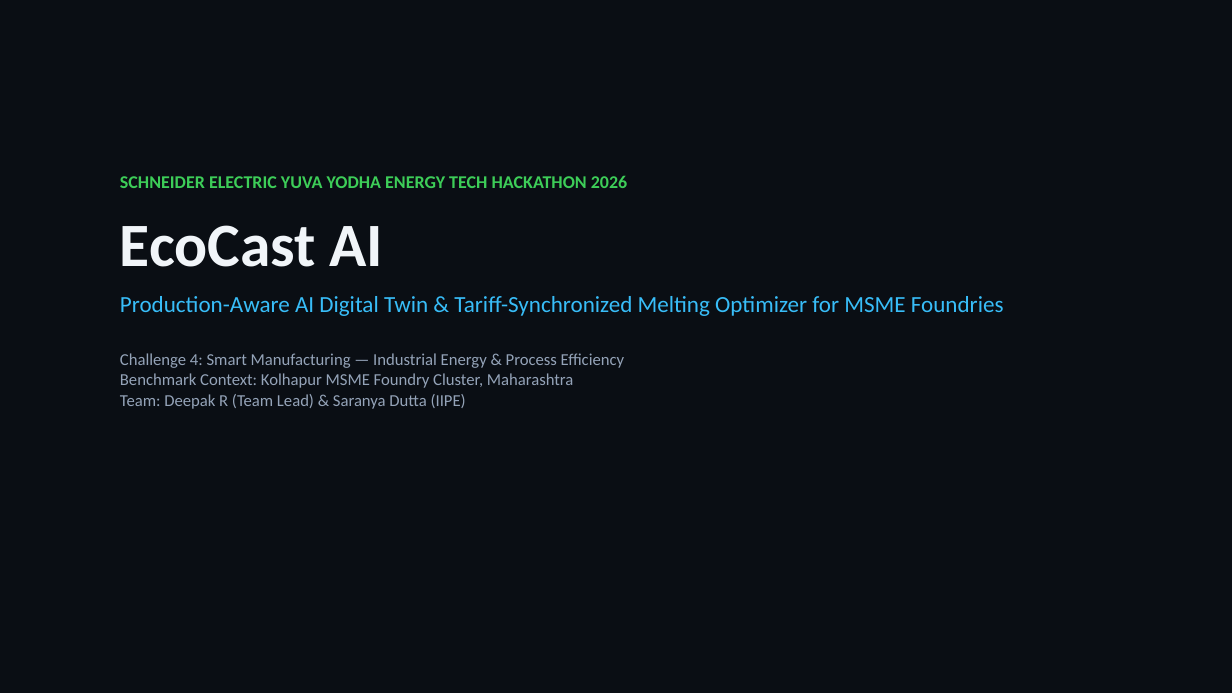
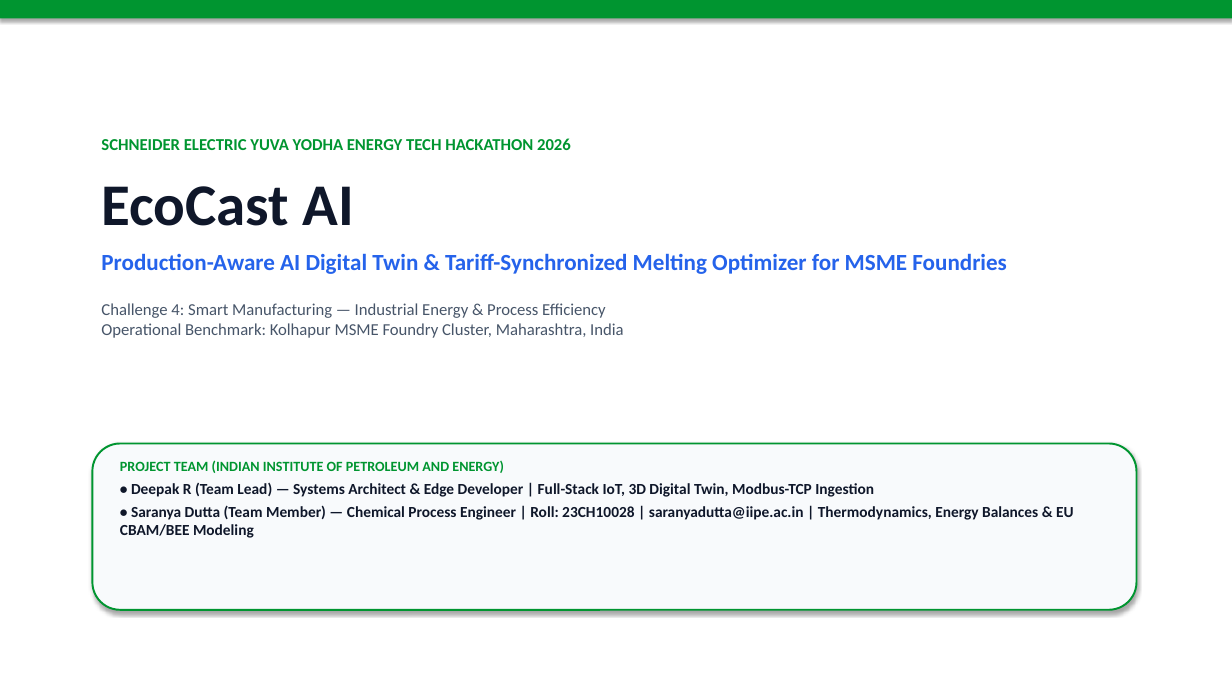
Before and after one commit to Arkz-Deepak/yuva-yodha-hackathon, a slide deck: slide 1 of docs/EcoCast_AI_Yuva_Yodha_Presentation.pptx. Drawn at 1232x693 pixels with LibreOffice and Linux fonts; fonts in the diff are those of the drawing. Boxes give left, top, right and bottom in pixels: in the first picture for what was removed or moved away, otherwise in the second. Text is boxed around its words. In the diff, an @@ line names an element or a change of style, - is before the commit and + after.

Commit message:
feat(presentation): white theme pitch deck with visual flowcharts, diagrams, and beginner analogies

```diff
--- a/docs/EcoCast_AI_Yuva_Yodha_Presentation.pptx
+++ b/docs/EcoCast_AI_Yuva_Yodha_Presentation.pptx
@@ background #0A0E14 to #FFFFFF @@
@@ rectangle added at bbox=[0, 0, 1232, 18], fill #009530 @@
@@ text "SCHNEIDER ELECTRIC YUVA YODHA ENERGY ...": place and size @@
-text "SCHNEIDER ELECTRIC YUVA YODHA ENERGY ..." at bbox=[120, 175, 1004, 409]
+text "SCHNEIDER ELECTRIC YUVA YODHA ENERGY ..." at bbox=[101, 138, 1007, 338]
@@ text at bbox=[101, 138, 1007, 274]: size 14 to 13 pt, text colour #3DCD58 to #009530 in "SCHNEIDER ELECTRIC YUVA YODHA ENERGY TECH HACKATHON ..."; size 48 to 46 pt, text colour #F1F5F9 to #0F172A in "EcoCast AI"; text colour #38BDF8 to #2563EB, bold on in "Production-Aware AI Digital Twin & Tariff-Synchronized Melti ..." @@
@@ text at bbox=[101, 303, 624, 338]: text changed; text colour #94A3B8 to #475569 @@
-Challenge 4: Smart Manufacturing — Industrial Energy & Process Efficiency
-Benchmark Context: Kolhapur MSME Foundry Cluster, Maharashtra
-Team: Deepak R (Team Lead) & Saranya Dutta (IIPE)
+Challenge 4: Smart Manufacturing — Industrial Energy & Process Efficiency
+Operational Benchmark: Kolhapur MSME Foundry Cluster, Maharashtra, India
@@ rounded rectangle added at bbox=[92, 444, 1137, 610], fill #F8FAFC, outline #009530 1.5 pt @@
@@ text added at bbox=[120, 460, 1074, 538], 12 pt, text #0F172A, bold @@
+PROJECT TEAM (INDIAN INSTITUTE OF PETROLEUM AND ENERGY)
+• Deepak R (Team Lead) — Systems Architect & Edge Developer | Full-Stack IoT, 3D Digital Twin, Modbus-TCP Ingestion
+• Saranya Dutta (Team Member) — Chemical Process Engineer | Roll: 23CH10028 | saranyadutta@iipe.ac.in | Thermodynamics, Energy Balances & EU CBAM/BEE Modeling
```
Also in this commit, not shown: 3 other slides changed, 8 slides added, 8 slides removed, 9 other files.
